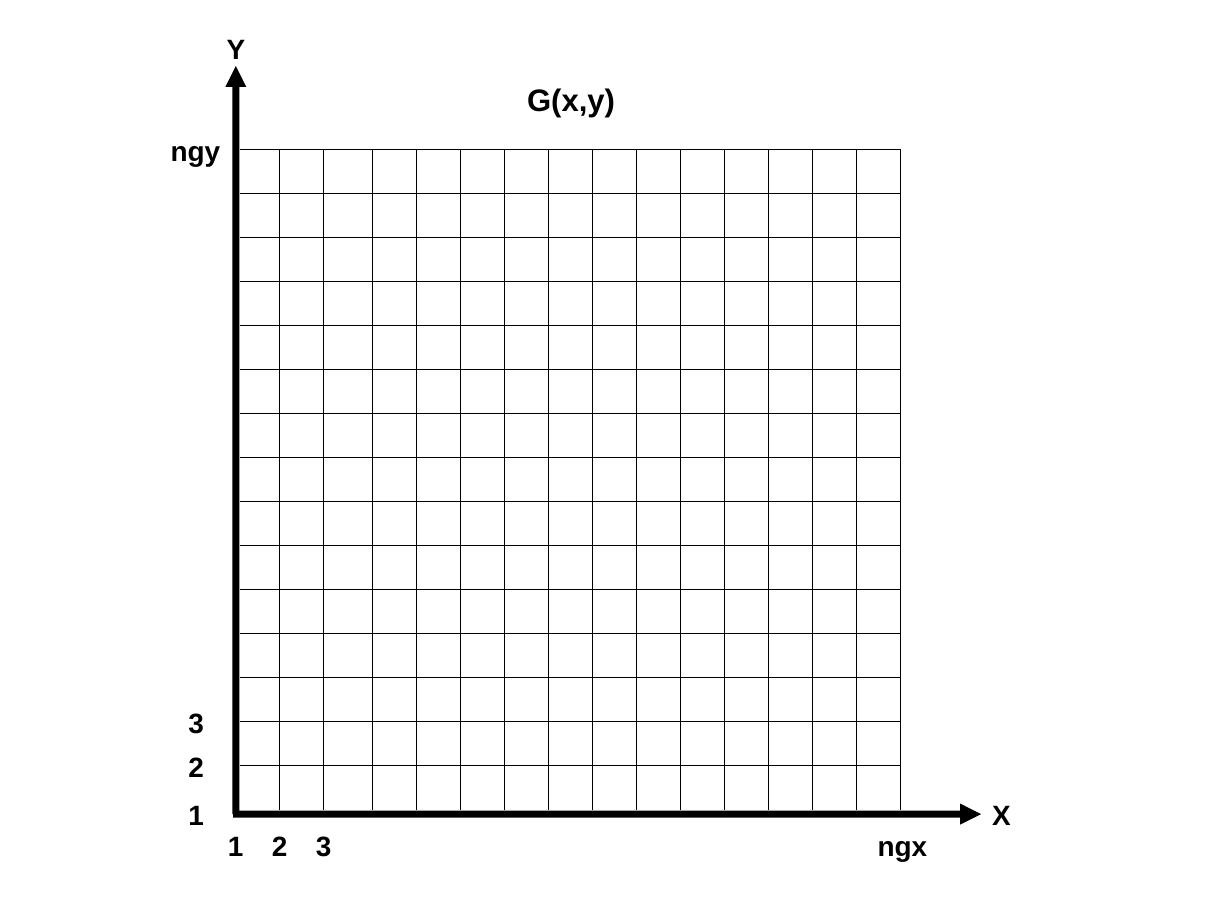
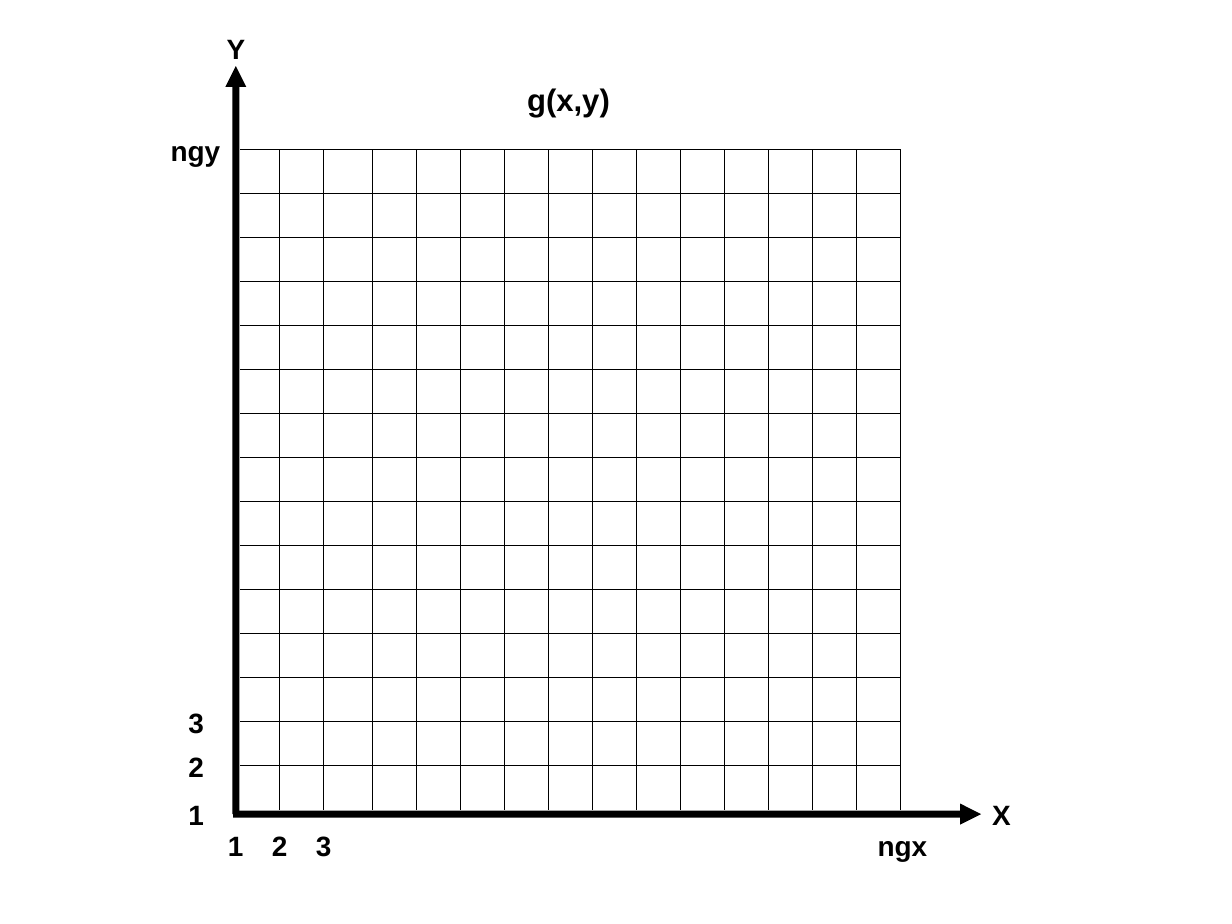
Before and after one commit to HartmutBorth/PLASIM, a slide deck: slide 1 of ug_cat_00/figures/phys_grid.odp. Drawn at 1232x924 pixels with LibreOffice and Linux fonts; fonts in the diff are those of the drawing. Boxes give left, top, right and bottom in pixels: in the first picture for what was removed or moved away, otherwise in the second. Text is boxed around its words. In the diff, an @@ line names an element or a change of style, - is before the commit and + after.

```diff
--- a/ug_cat_00/figures/phys_grid.odp
+++ b/ug_cat_00/figures/phys_grid.odp
@@ text at [527,88,610,117]: text changed @@
-G(x,y)
+g(x,y)
```
Also in this commit, not shown: 7 other files.
